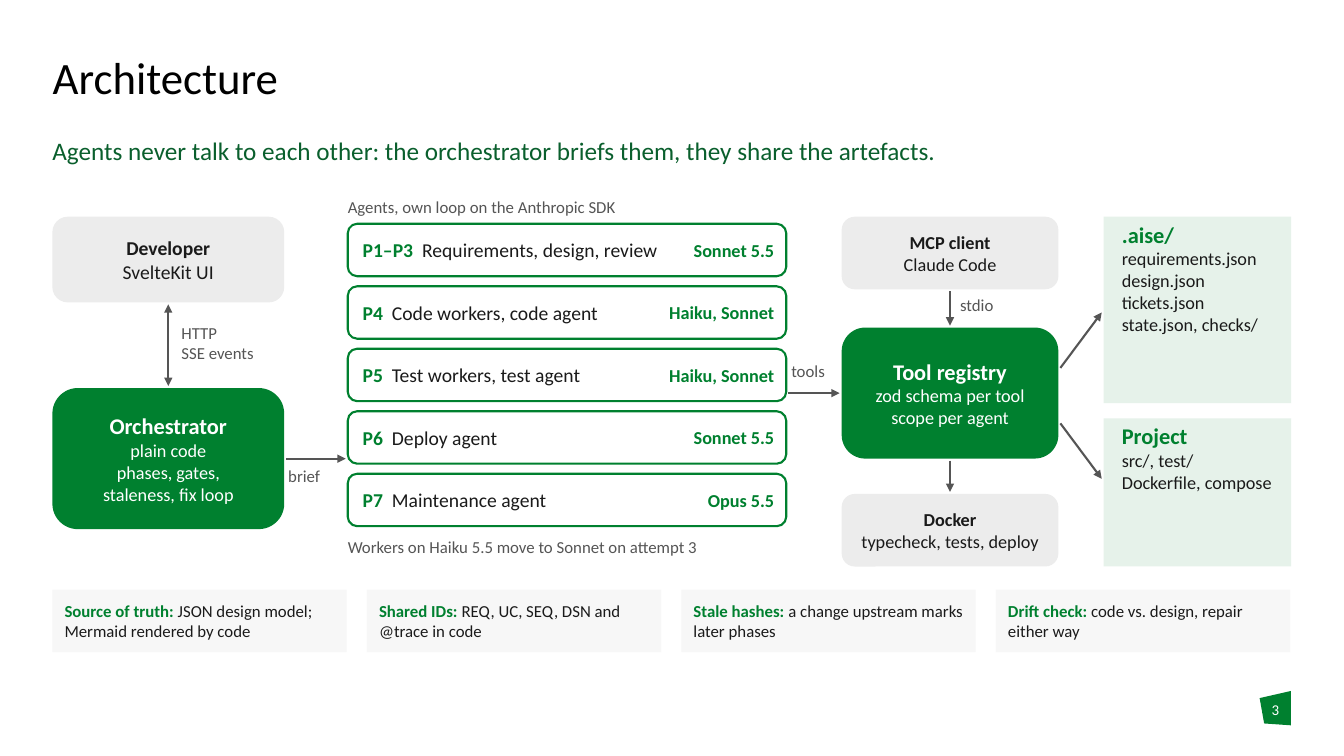
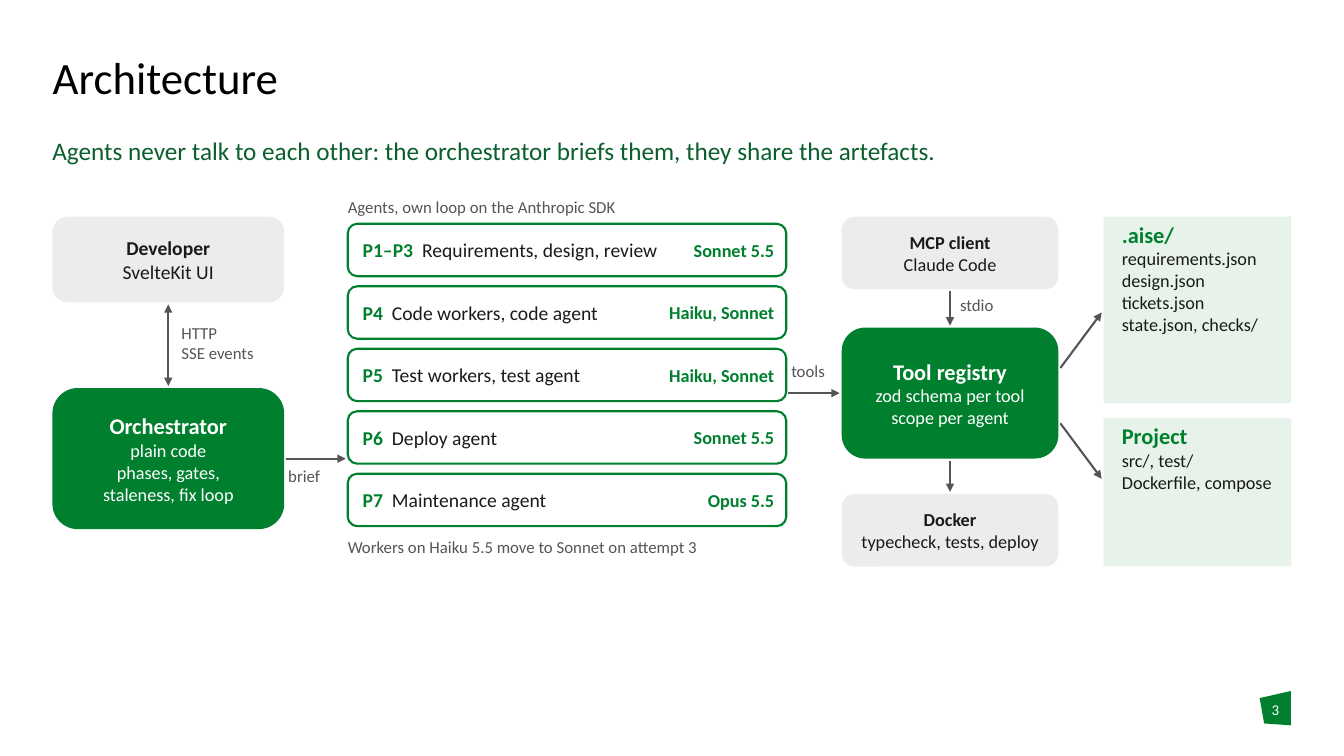
Before and after one commit to Benjam1nP/AISE, a slide deck: slide 3 of presentation/AISE-presentation.pptx. Drawn at 1344x756 pixels with LibreOffice and Linux fonts; fonts in the diff are those of the drawing; background and template pictures are left out. Boxes give left, top, right and bottom in pixels: in the first picture for what was removed or moved away, otherwise in the second. Text is boxed around its words. In the diff, an @@ line names an element or a change of style, - is before the commit and + after.

```diff
--- a/presentation/AISE-presentation.pptx
+++ b/presentation/AISE-presentation.pptx
@@ rectangle removed at bbox=[52, 590, 347, 652] @@
-Source of truth: JSON design model; Mermaid rendered by code
@@ rectangle removed at bbox=[367, 590, 661, 652] @@
-Shared IDs: REQ, UC, SEQ, DSN and @trace in code
@@ rectangle removed at bbox=[682, 590, 976, 652] @@
-Stale hashes: a change upstream marks later phases
@@ rectangle removed at bbox=[996, 590, 1291, 652] @@
-Drift check: code vs. design, repair either way
```
Also in this commit, not shown: 1 slide added, 2 other files.
